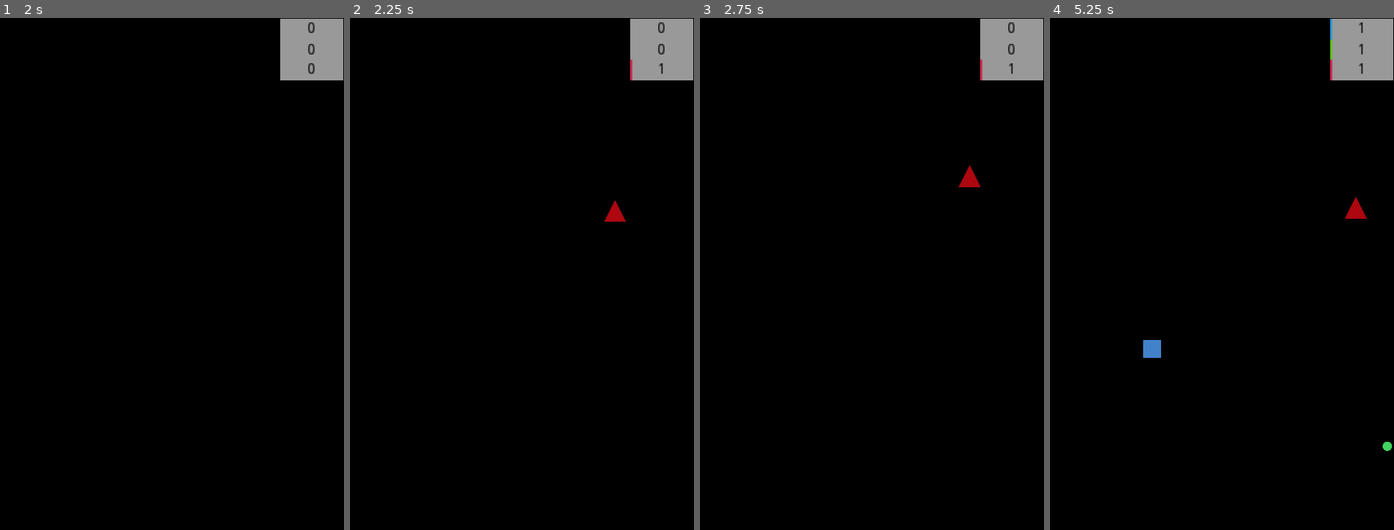
Above: before the commit, frames 1-4 (left to right).
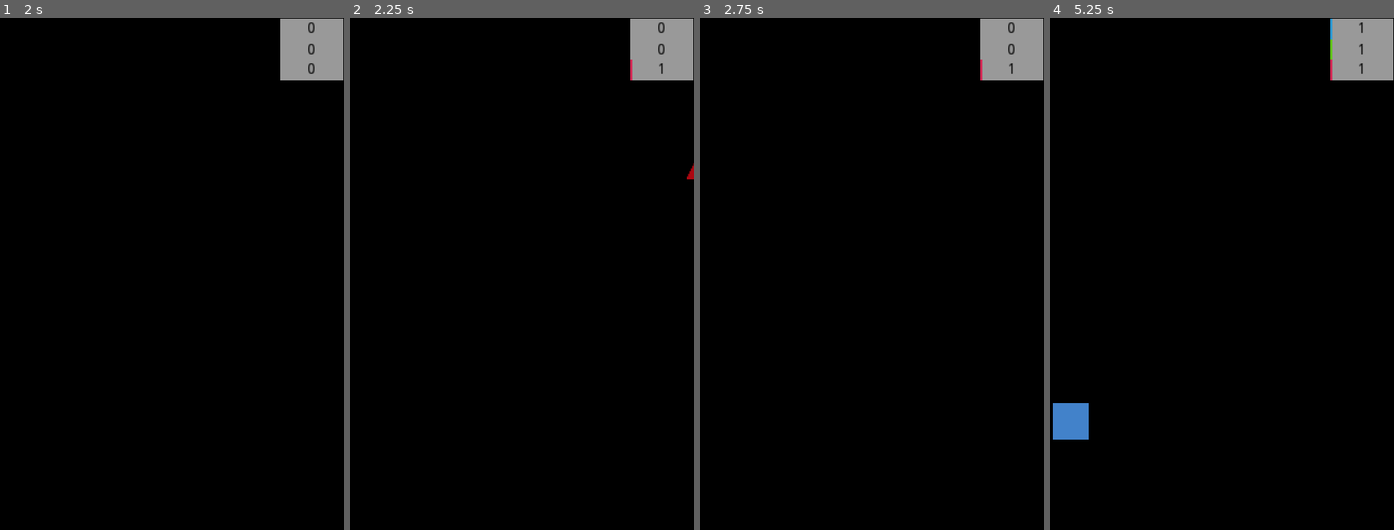
Above: after the commit, the same moments.

Repository: avodhel/Godot-Learn-Projects
Game: Godot game, scene res://demo/demoScene.tscn
The game is run twice, just before and just after one commit, with the same random seed, the same clock (stepped at 60 frames per second) and the same inputs. The engine's default icon, where the game draws it, is replaced by a stand-in: a white triangle on a blue panel in a dark square.
Inputs (mouse positions are in pixels of both pictures, inside the frame that each line leads up to):
- Up to frame 1 (2 s): click "Start Game" at 0.5 s; tap Enter at 1.25 s; move the mouse to (247, 248) at 1.27 s; hold Right (ui_right) from 1.28 s (still down)
- Up to frame 2 (2.25 s): tap Space at 2 s; move the mouse to (453, 299) at 2.02 s; release Right (ui_right) at 2.03 s; hold Down (ui_down) from 2.03 s (still down)
- Up to frame 3 (2.75 s): keep holding Down (ui_down)
- Up to frame 4 (5.25 s): move the mouse to (1256, 161) at 2.77 s; release Down (ui_down) at 2.78 s; hold Right (ui_right) 2.78-3.53 s; move the mouse to (1204, 381) at 3.52 s; hold Up (ui_up) 3.53-4.28 s; move the mouse to (1325, 355) at 4.27 s; hold Left (ui_left) from 4.28 s (still down); move the mouse to (1118, 197) at 5.02 s

Frame 1 is identical in both runs. In frame 2, 0.2% of the frame differs, in the area x 73-100%, y 28-40%; in frame 3, 0.1%; in frame 4, 1.1%, in the area x 0-100%, y 35-85%.

Commit message:
Demo Project v0.9

Diff:
--- a/Demo Project/ai/ai_demo2.gd
+++ b/Demo Project/ai/ai_demo2.gd
@@ -29,13 +29,15 @@
 
 func _on_ai_demo2_area_entered(area):
 	if !area.is_in_group("ai_demo_fov"):
-		print("bodycoll2 ile temas sağlandı")
-		print(area.name)
-		print(area.scale)
+#		print("bodycoll2 ile temas sağlandı")
+#		print(area.name)
+#		print(area.scale)
+		pass
 
 
 func _on_Visibility_area_entered(area):
 	if !area.is_in_group("ai_demo"):
-		print("visibility2 alanına girildi")
-		print(area.name)
-		print(area.scale)
+#		print("visibility2 alanına girildi")
+#		print(area.name)
+#		print(area.scale)
+		pass
--- a/Demo Project/ai/ai_demo2.tscn
+++ b/Demo Project/ai/ai_demo2.tscn
@@ -1,7 +1,7 @@
 [gd_scene load_steps=5 format=2]
 
 [ext_resource path="res://ai/ai_demo2.gd" type="Script" id=1]
-[ext_resource path="res://round.png" type="Texture" id=2]
+[ext_resource path="res://icon.png" type="Texture" id=2]
 
 [sub_resource type="CircleShape2D" id=1]
 radius = 15.002
--- a/Demo Project/demo/MyDemoObject.gd
+++ b/Demo Project/demo/MyDemoObject.gd
@@ -5,6 +5,7 @@
 onready var demo1_scene = "res://demo/demo.tscn"
 
 var velocity = Vector2()
+var speed = 100
 
 func _ready():
 	_chose_object()
@@ -16,25 +17,20 @@
 	randomize()
 	var rand_obj = randi() % demo_objects.size()
 	var demo_object = demo_objects[rand_obj].instance()
-#	var demo_object_sprite = demo_object.get_node_and_resource("Sprite")
-#	self.get_node("Sprite").modulate = demo_object.get_node("Sprite").modulate
-#	if self.name == "MyDemoObject":
-#		self.get_tree().change_scene(demo1_scene)
 
 func _control(delta):
+	velocity = Vector2()
 	if Input.is_action_pressed("ui_up"):
-		velocity = Vector2(0, 0)
-		velocity.y -= 1
+		velocity.y  -= 1
 	if Input.is_action_pressed("ui_down"):
-		velocity = Vector2(0, 0)
-		velocity.y += 1
+		velocity.y  += 1
 	if Input.is_action_pressed("ui_left"):
-		velocity = Vector2(0, 0)
-		velocity.x -= 1
+		velocity.x  -= 1
 	if Input.is_action_pressed("ui_right"):
-		velocity = Vector2(0, 0)
-		velocity.x += 1
-	_move(delta)
+		velocity.x  += 1
 
-func _move(delta):
-	position += (velocity * delta ).normalized() * 3
+	velocity  = velocity.normalized()  * speed * delta
+	self.position += velocity
+
+func _on_MyDemoObject_area_entered(area):
+	print("detected: " + area.name)
--- a/Demo Project/demo/MyDemoObject.tscn
+++ b/Demo Project/demo/MyDemoObject.tscn
@@ -25,3 +25,5 @@
 [node name="CollisionShape2D" type="CollisionShape2D" parent="."]
 visible = false
 shape = SubResource( 1 )
+
+[connection signal="area_entered" from="." to="." method="_on_MyDemoObject_area_entered"]
--- a/Demo Project/demo/demo.gd
+++ b/Demo Project/demo/demo.gd
@@ -27,7 +27,8 @@
 #	print(body.name)
 
 func _on_demo_area_entered(area):
-	if area.scale > scale:
+#	print("area's name: " +  area.name)
+	if area.scale > scale and area.name != "fov": #because fov area is not for destroy
 #		hide()
 #		coll.disabled = true
 
@@ -39,3 +40,7 @@
 			emit_signal("object_died", "demo3")
 
 		call_deferred("free")
+
+func _on_fov_area_entered(area):
+#	print(area.name)
+	pass
--- a/Demo Project/demo/demo.tscn
+++ b/Demo Project/demo/demo.tscn
@@ -1,10 +1,13 @@
-[gd_scene load_steps=4 format=2]
+[gd_scene load_steps=5 format=2]
 
 [ext_resource path="res://demo/demo.gd" type="Script" id=1]
 [ext_resource path="res://square.png" type="Texture" id=2]
 
 [sub_resource type="RectangleShape2D" id=1]
 extents = Vector2( 15.3521, 15.607 )
+
+[sub_resource type="CircleShape2D" id=2]
+radius = 48.8945
 
 [node name="demo" type="Area2D" groups=[
 "blue",
@@ -20,8 +23,14 @@
 region_enabled = true
 region_rect = Rect2( 0, 0, 32, 32 )
 
-[node name="coll" type="CollisionShape2D" parent="."]
+[node name="bodyColl" type="CollisionShape2D" parent="."]
 shape = SubResource( 1 )
+
+[node name="fov" type="Area2D" parent="."]
+
+[node name="CollisionShape2D" type="CollisionShape2D" parent="fov"]
+shape = SubResource( 2 )
 
 [connection signal="area_entered" from="." to="." method="_on_demo_area_entered"]
 [connection signal="body_entered" from="." to="." method="_on_demo_body_entered"]
+[connection signal="area_entered" from="fov" to="." method="_on_fov_area_entered"]
--- a/Demo Project/demo/demo2.tscn
+++ b/Demo Project/demo/demo2.tscn
@@ -1,10 +1,13 @@
-[gd_scene load_steps=4 format=2]
+[gd_scene load_steps=5 format=2]
 
 [ext_resource path="res://demo/demo.gd" type="Script" id=1]
 [ext_resource path="res://round.png" type="Texture" id=2]
 
 [sub_resource type="CircleShape2D" id=1]
 radius = 16.9406
+
+[sub_resource type="CircleShape2D" id=2]
+radius = 43.352
 
 [node name="demo2" type="Area2D" groups=[
 "green",
@@ -20,8 +23,14 @@
 region_enabled = true
 region_rect = Rect2( 0, 0, 32, 32 )
 
-[node name="coll" type="CollisionShape2D" parent="."]
+[node name="bodyColl" type="CollisionShape2D" parent="."]
 shape = SubResource( 1 )
+
+[node name="fov" type="Area2D" parent="."]
+
+[node name="CollisionShape2D" type="CollisionShape2D" parent="fov"]
+shape = SubResource( 2 )
 
 [connection signal="area_entered" from="." to="." method="_on_demo_area_entered"]
 [connection signal="body_entered" from="." to="." method="_on_demo_body_entered"]
+[connection signal="area_entered" from="fov" to="." method="_on_fov_area_entered"]
--- a/Demo Project/demo/demo3.tscn
+++ b/Demo Project/demo/demo3.tscn
@@ -1,7 +1,10 @@
-[gd_scene load_steps=3 format=2]
+[gd_scene load_steps=4 format=2]
 
 [ext_resource path="res://demo/demo.gd" type="Script" id=1]
 [ext_resource path="res://triangle.png" type="Texture" id=2]
+
+[sub_resource type="CircleShape2D" id=1]
+radius = 36.4566
 
 [node name="demo3" type="Area2D" groups=[
 "purple",
@@ -18,8 +21,14 @@
 region_enabled = true
 region_rect = Rect2( 0, 0, 32, 32 )
 
-[node name="coll" type="CollisionPolygon2D" parent="."]
+[node name="bodyColl" type="CollisionPolygon2D" parent="."]
 polygon = PoolVector2Array( -0.0269012, -15.7408, -14.9845, 15.8771, 15.5027, 15.9655 )
+
+[node name="fov" type="Area2D" parent="."]
+
+[node name="CollisionShape2D" type="CollisionShape2D" parent="fov"]
+shape = SubResource( 1 )
 
 [connection signal="area_entered" from="." to="." method="_on_demo_area_entered"]
 [connection signal="body_entered" from="." to="." method="_on_demo_body_entered"]
+[connection signal="area_entered" from="fov" to="." method="_on_fov_area_entered"]
--- a/Demo Project/demo/demoScene.tscn
+++ b/Demo Project/demo/demoScene.tscn
@@ -22,13 +22,11 @@
 [node name="demoHud" parent="." instance=ExtResource( 6 )]
 
 [node name="MyDemoObject" parent="." instance=ExtResource( 7 )]
-editor/display_folded = true
 position = Vector2( 240, 360 )
 
 [node name="Camera2D" type="Camera2D" parent="MyDemoObject"]
 position = Vector2( -12.717, 1.26099 )
 current = true
-zoom = Vector2( 2, 2 )
 
 [node name="Path2D" type="Path2D" parent="MyDemoObject"]
 position = Vector2( -240, -360 )
